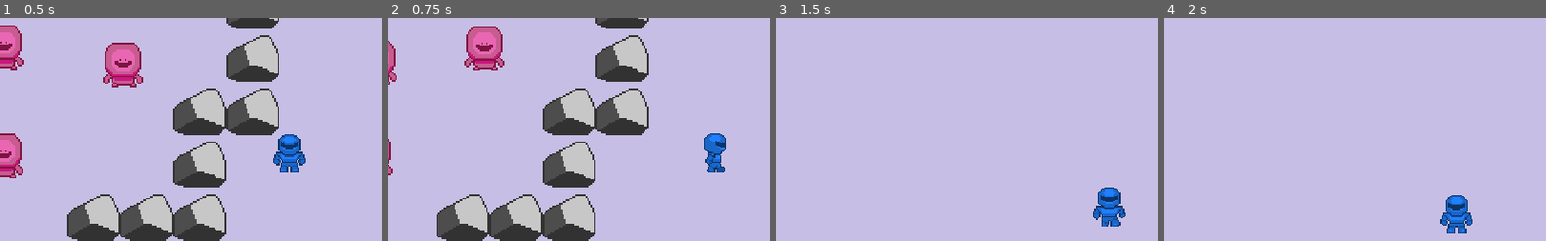
Above: before the commit, frames 1-4 (left to right).
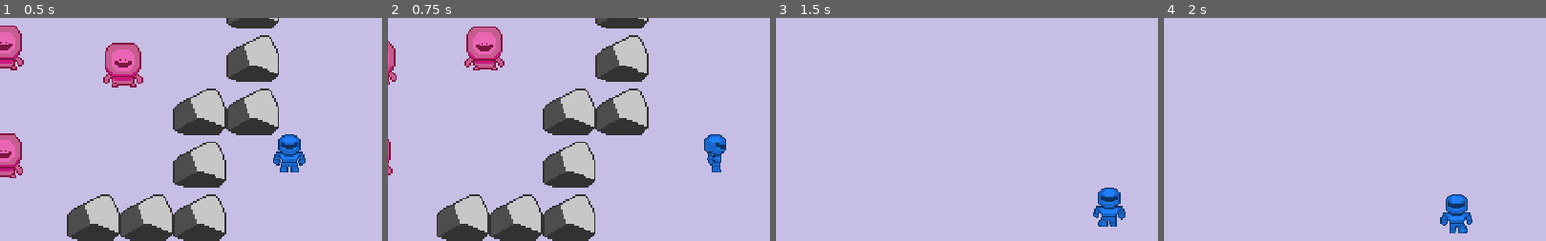
Above: after the commit, the same moments.

Repository: FREQ-E/Hanno
Game: Godot game, scene res://levels/test/test.tscn
Same seed, same stepped clock (60 frames per second), same inputs: the game is played once before the commit and once after it.
Inputs:
- Up to frame 1 (0.5 s): no input
- Up to frame 2 (0.75 s): hold D (move right) from 0.53 s (still down); hold Space (sprint) from 0.53 s (still down)
- Up to frame 3 (1.5 s): release D (move right) at 1.28 s; release Space (sprint) at 1.28 s; hold S (move down) from 1.28 s (still down); tap Space (sprint) at 1.35 s
- Up to frame 4 (2 s): keep holding S (move down)
The pictures show only the part of the screen within x 12-62%, y 18-68%; the shares and areas given below are measured in that part.

Frame 1 is identical in both runs. In frame 2, 0.4% of the frame differs, in the area x 82-89%, y 51-70%; in frame 3, 0.2%; in frame 4, 0.4%, in the area x 72-81%, y 79-97%.

Commit message:
Updated FPS and added dynamic FPS

Diff:
--- a/actors/character_animator.gd
+++ b/actors/character_animator.gd
@@ -2,13 +2,21 @@
 extends AnimatedSprite
 
 
-func _process(_delta):
+export var default_movement_speed := 770.0				# The speed the parent has to move at such that the speed_scale is 1. Moving faster would cause the animation speed to speed up, and vice versa
+
+onready var _last_origin: Vector2 = get_parent().global_transform.origin
+
+
+func _process(delta):
 	if is_zero_approx(get_parent().movement_vector.length()):
 		stop()
 		frame = 1
 
 	else:
 		var local: Vector2 = global_transform.basis_xform_inv(get_parent().movement_vector)
+		var new_origin: Vector2 = get_parent().global_transform.origin
+		speed_scale = new_origin.distance_to(_last_origin) / delta / default_movement_speed
+		_last_origin = new_origin
 
 		if local.y > 0:
 			play("walk_down")
--- a/actors/player1/player1.tscn
+++ b/actors/player1/player1.tscn
@@ -10,69 +10,69 @@
 [ext_resource path="res://actors/ui1/ui1.tscn" type="PackedScene" id=8]
 
 [sub_resource type="AtlasTexture" id=1]
+atlas = ExtResource( 4 )
+region = Rect2( 0, 0, 32, 32 )
+
+[sub_resource type="AtlasTexture" id=2]
+atlas = ExtResource( 4 )
+region = Rect2( 32, 0, 32, 32 )
+
+[sub_resource type="AtlasTexture" id=3]
+atlas = ExtResource( 4 )
+region = Rect2( 64, 0, 32, 32 )
+
+[sub_resource type="AtlasTexture" id=4]
+atlas = ExtResource( 4 )
+region = Rect2( 96, 0, 32, 32 )
+
+[sub_resource type="AtlasTexture" id=5]
+atlas = ExtResource( 7 )
+region = Rect2( 0, 0, 32, 32 )
+
+[sub_resource type="AtlasTexture" id=6]
+atlas = ExtResource( 7 )
+region = Rect2( 32, 0, 32, 32 )
+
+[sub_resource type="AtlasTexture" id=7]
+atlas = ExtResource( 7 )
+region = Rect2( 64, 0, 32, 32 )
+
+[sub_resource type="AtlasTexture" id=8]
+atlas = ExtResource( 7 )
+region = Rect2( 96, 0, 32, 32 )
+
+[sub_resource type="AtlasTexture" id=9]
 atlas = ExtResource( 6 )
 region = Rect2( 0, 0, 32, 32 )
 
-[sub_resource type="AtlasTexture" id=2]
+[sub_resource type="AtlasTexture" id=10]
 atlas = ExtResource( 6 )
 region = Rect2( 32, 0, 32, 32 )
 
-[sub_resource type="AtlasTexture" id=3]
+[sub_resource type="AtlasTexture" id=11]
 atlas = ExtResource( 6 )
 region = Rect2( 64, 0, 32, 32 )
 
-[sub_resource type="AtlasTexture" id=4]
+[sub_resource type="AtlasTexture" id=12]
 atlas = ExtResource( 6 )
-region = Rect2( 96, 0, 32, 32 )
-
-[sub_resource type="AtlasTexture" id=5]
-atlas = ExtResource( 4 )
-region = Rect2( 0, 0, 32, 32 )
-
-[sub_resource type="AtlasTexture" id=6]
-atlas = ExtResource( 4 )
-region = Rect2( 32, 0, 32, 32 )
-
-[sub_resource type="AtlasTexture" id=7]
-atlas = ExtResource( 4 )
-region = Rect2( 64, 0, 32, 32 )
-
-[sub_resource type="AtlasTexture" id=8]
-atlas = ExtResource( 4 )
-region = Rect2( 96, 0, 32, 32 )
-
-[sub_resource type="AtlasTexture" id=9]
-atlas = ExtResource( 7 )
-region = Rect2( 0, 0, 32, 32 )
-
-[sub_resource type="AtlasTexture" id=10]
-atlas = ExtResource( 7 )
-region = Rect2( 32, 0, 32, 32 )
-
-[sub_resource type="AtlasTexture" id=11]
-atlas = ExtResource( 7 )
-region = Rect2( 64, 0, 32, 32 )
-
-[sub_resource type="AtlasTexture" id=12]
-atlas = ExtResource( 7 )
 region = Rect2( 96, 0, 32, 32 )
 
 [sub_resource type="SpriteFrames" id=13]
 animations = [ {
 "frames": [ SubResource( 1 ), SubResource( 2 ), SubResource( 3 ), SubResource( 4 ) ],
 "loop": true,
-"name": "walk_down",
-"speed": 5.0
+"name": "walk_side",
+"speed": 10.0
 }, {
 "frames": [ SubResource( 5 ), SubResource( 6 ), SubResource( 7 ), SubResource( 8 ) ],
 "loop": true,
-"name": "walk_side",
-"speed": 5.0
+"name": "walk_up",
+"speed": 10.0
 }, {
 "frames": [ SubResource( 9 ), SubResource( 10 ), SubResource( 11 ), SubResource( 12 ) ],
 "loop": true,
-"name": "walk_up",
-"speed": 5.0
+"name": "walk_down",
+"speed": 10.0
 } ]
 
 [sub_resource type="CircleShape2D" id=14]
@@ -87,7 +87,7 @@
 scale = Vector2( 3, 3 )
 frames = SubResource( 13 )
 animation = "walk_down"
-frame = 1
+frame = 3
 playing = true
 script = ExtResource( 5 )
 
